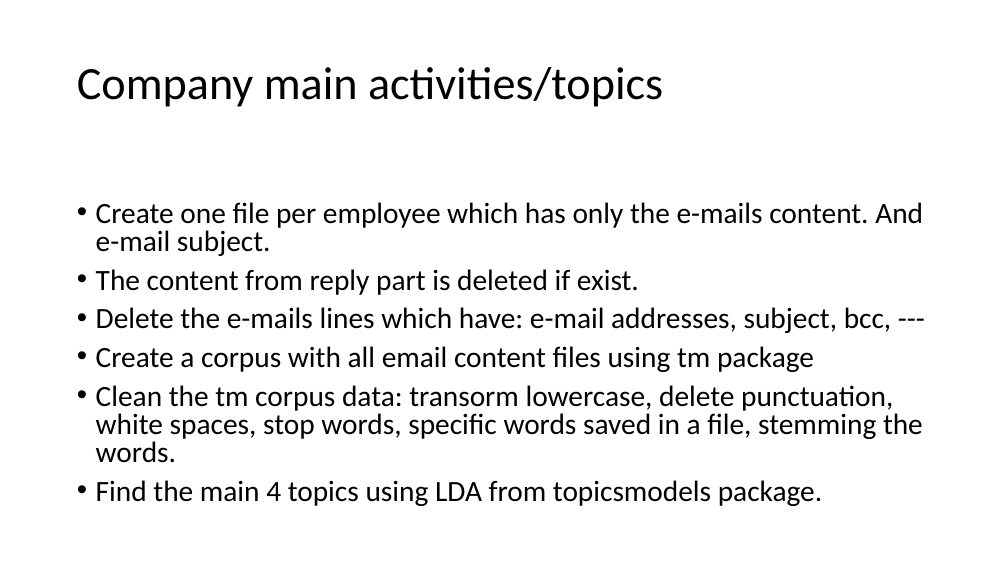
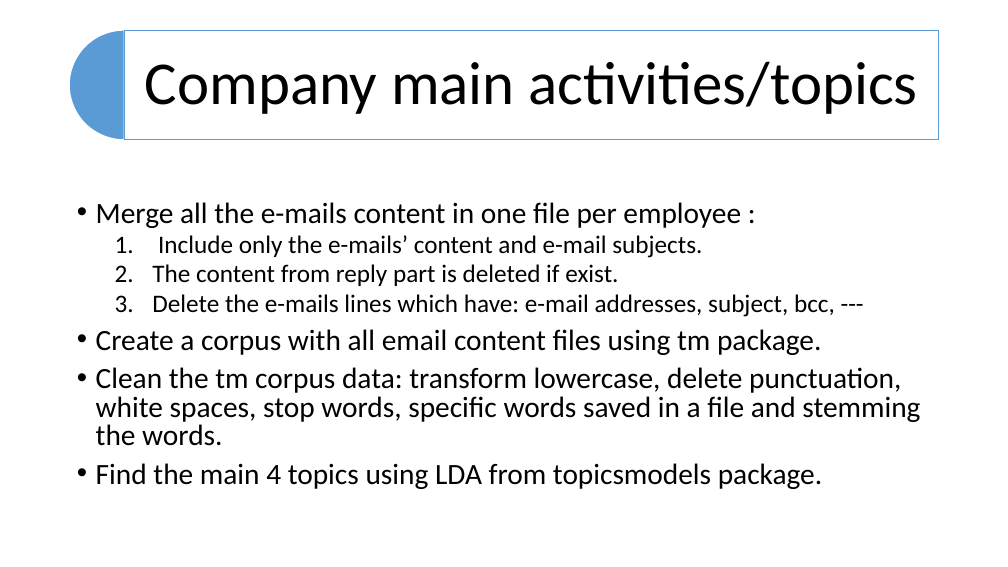
Before and after one commit to dbancea/enron-email-analyses, a slide deck: slide 4 of enron_email_analyses.pptx. Drawn at 1008x567 pixels with LibreOffice and Linux fonts; fonts in the diff are those of the drawing. Boxes give left, top, right and bottom in pixels: in the first picture for what was removed or moved away, otherwise in the second. Text is boxed around its words. In the diff, an @@ line names an element or a change of style, - is before the commit and + after.

```diff
--- a/enron_email_analyses.pptx
+++ b/enron_email_analyses.pptx
@@ pie slice (boxed as its full ellipse) added at <box>70,30,179,140</box>, fill #5B9BD5, outline #FFFFFF 1 pt @@
@@ text "Company main activities/topics": place and size @@
-text "Company main activities/topics" at <box>77,67,663,107</box>
+text "Company main activities/topics" at <box>145,61,918,114</box>
@@ text "Company main activities/topics" at <box>145,61,918,114</box>: size 44 to 58 pt; alignment left to centre; more space between paragraphs @@
@@ rectangle added at <box>124,30,939,140</box>, fill #FFFFFF at 90% opacity, outline #5B9BD5 1 pt @@
@@ text at <box>96,202,741,258</box>: text changed; size 28 to 24 pt @@
-• Create one file per employee which has only the e-mails content. And e-mail subject.
+• Merge all the e-mails content in one file per employee :
+  1. Include only the e-mails’ content and e-mail subjects.
@@ text at <box>152,264,835,317</box>: size 28 to 24 pt in "The content from reply part is deleted ...", "Delete the e-mails lines which have: e-mail ..."; bullet • to 1.; list level 1 to 2 in "The content from reply part ..."; list level 1 to 2 in "Delete the e-mails lines which ..." @@
@@ text at <box>96,329,920,446</box>: text changed @@
-• Create a corpus with all email content files using tm package
-• Clean the tm corpus data: transorm lowercase, delete punctuation, white spaces, stop words, specific words saved in a file, stemming the words.
+• Create a corpus with all email content files using tm package.
+• Clean the tm corpus data: transform lowercase, delete punctuation, white spaces, stop words, specific words saved in a file and stemming the words.
```
Also in this commit, not shown: 7 other slides changed, 4 other files.
